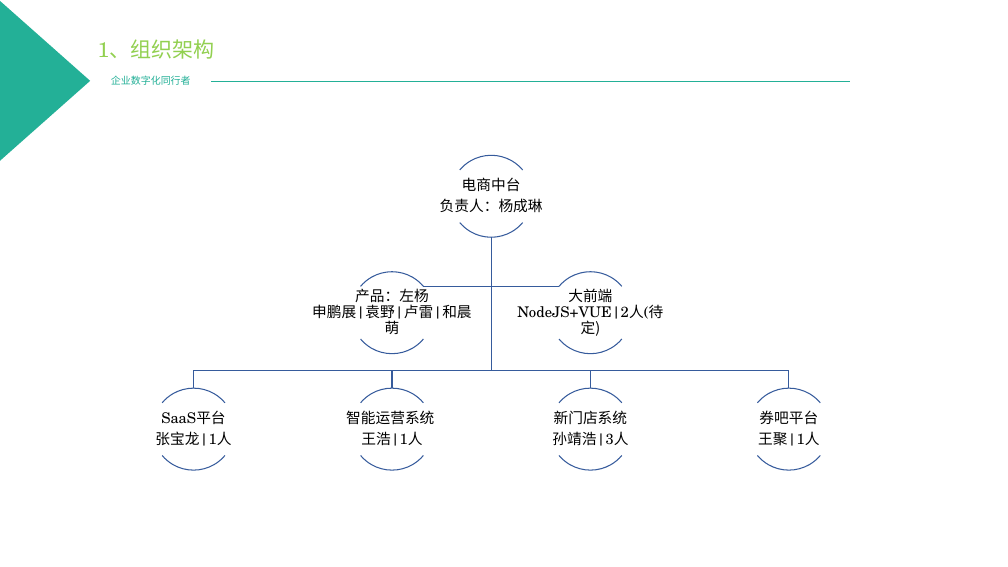
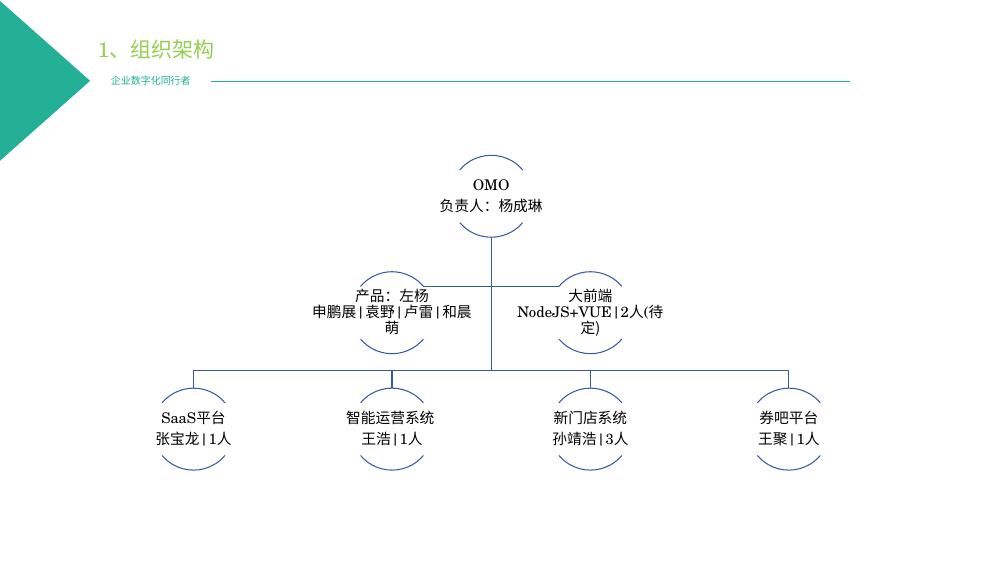
Before and after one commit to PowerYangcl/company-docment, a slide deck: slide 2 of 中企动力/2019年电商中台发展规划 - 杨成琳.pptx. Drawn at 1008x567 pixels with LibreOffice and Linux fonts; fonts in the diff are those of the drawing; background and template pictures are left out. Boxes give left, top, right and bottom in pixels: in the first picture for what was removed or moved away, otherwise in the second. Text is boxed around its words. In the diff, an @@ line names an element or a change of style, - is before the commit and + after.

```diff
--- a/中企动力/2019年电商中台发展规划 - 杨成琳.pptx
+++ b/中企动力/2019年电商中台发展规划 - 杨成琳.pptx
@@ text at (x1=473, y1=179, x2=510, y2=191): text changed @@
-电商中台
+OMO
```
Also in this commit, not shown: 5 other slides changed, 1 slide added, 1 slide removed.
